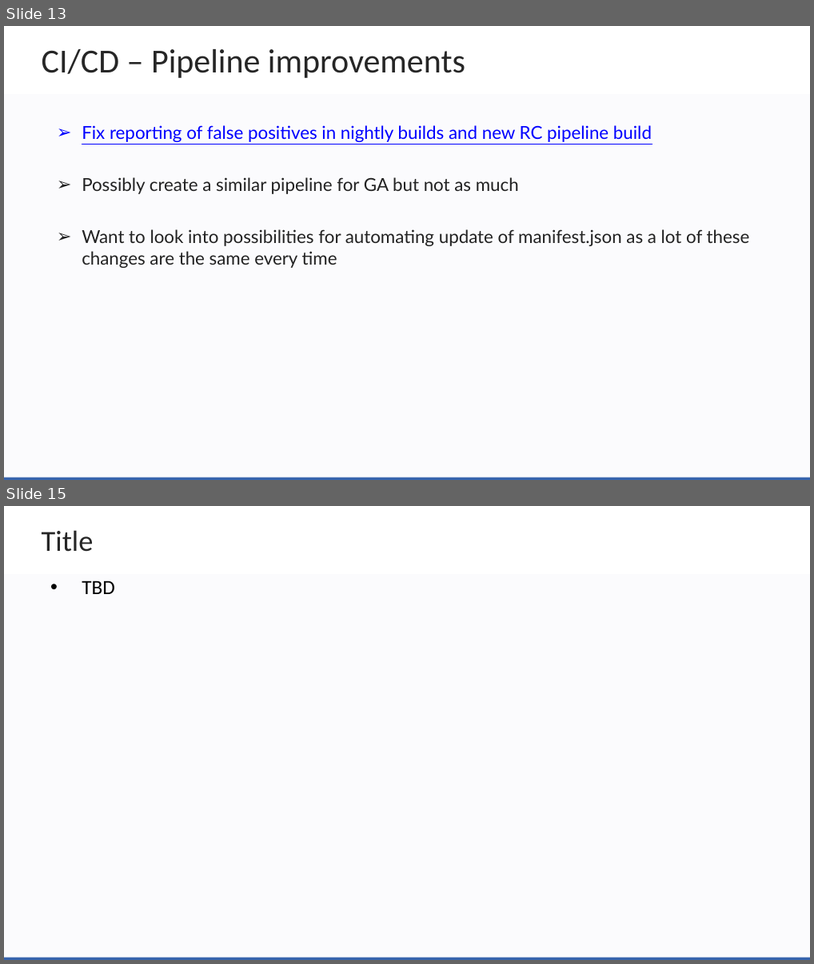
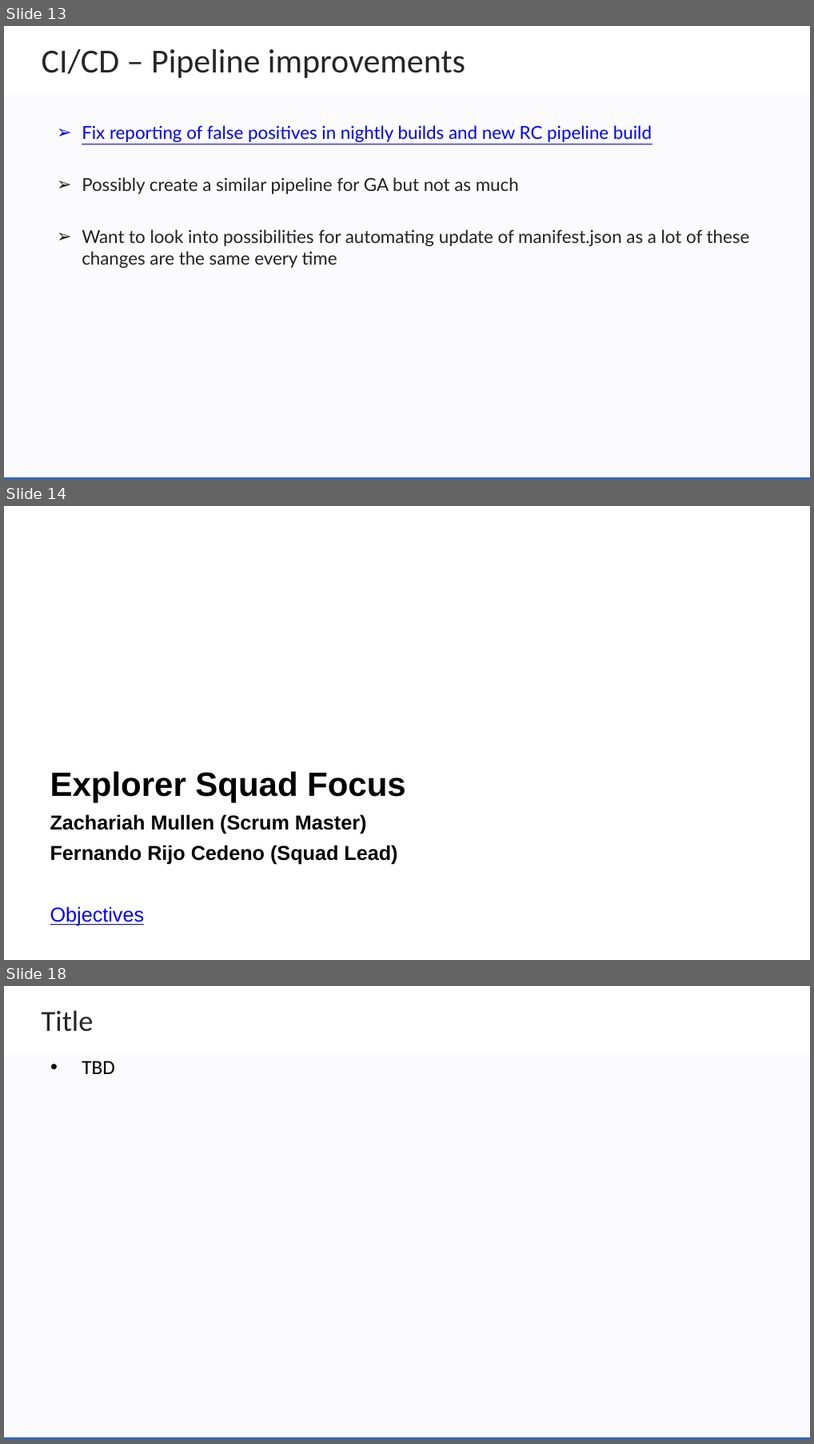
Before and after one commit to zowe/community, a slide deck: Project Management/PI Planning/20PI4 Planning/Zowe Community Squad Focus for 20PI4.pptx. Shown one above the other, each under a label of ours: slides 13 and 15 before the commit, slides 13, 14 and 18 after it; the slides between them are not shown. The pictures are 814x964 and 814x1444 pixels, drawn with LibreOffice and Linux fonts; fonts in the diff are those of the drawing; background and template pictures are left out. Boxes give left, top, right and bottom in pixels: in the first picture for what was removed or moved away, otherwise in the second. Text is boxed around its words. In the diff, an @@ line names an element or a change of style, - is before the commit and + after.

```diff
--- a/Project Management/PI Planning/20PI4 Planning/Zowe Community Squad Focus for 20PI4.pptx
+++ b/Project Management/PI Planning/20PI4 Planning/Zowe Community Squad Focus for 20PI4.pptx
@@ slide 14 added at box(4, 506, 810, 960), background #FFFFFF @@
@@ text added at box(50, 771, 406, 926), 18 pt, text #000000, bold @@
+Explorer Squad Focus
+Zachariah Mullen (Scrum Master)
+Fernando Rijo Cedeno (Squad Lead)
+Objectives
@@ what was slide 15 is now slide 18 @@
```
Also in this commit, not shown: 1 slide changed, 2 other slides added, 1 other file.
